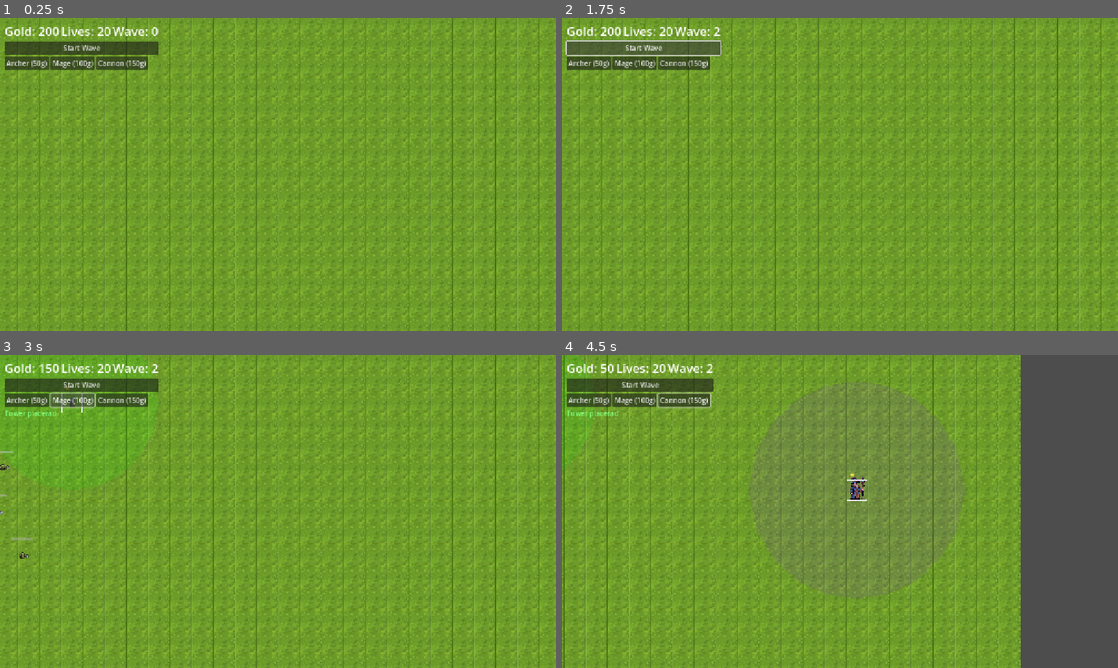
Above: before the commit, frames 1-4 (two rows, left to right).
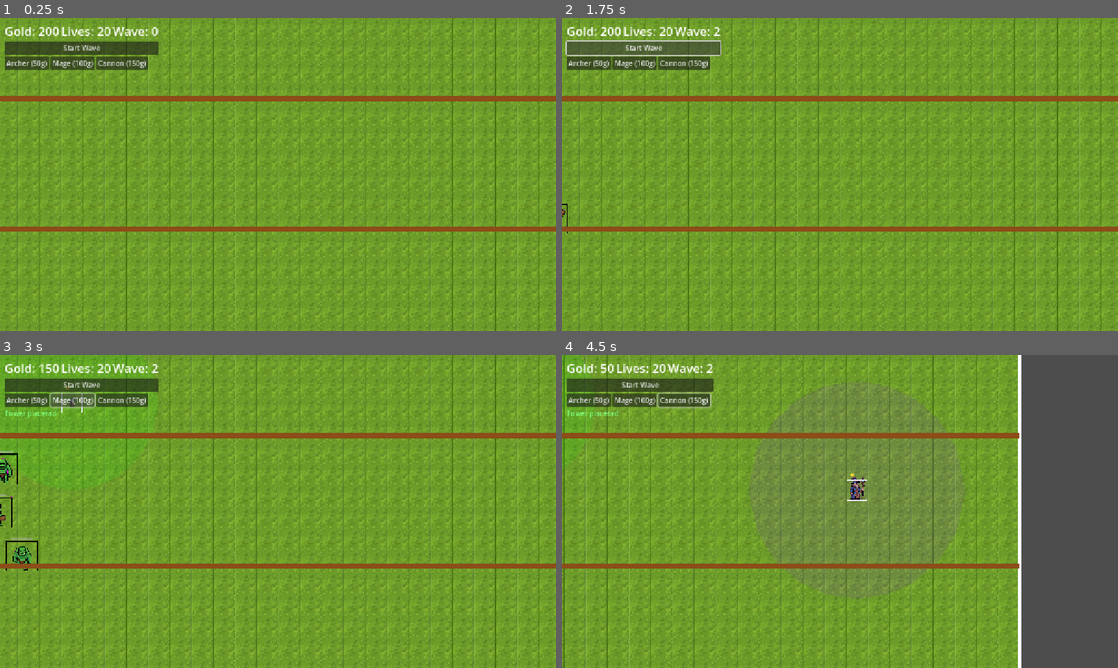
Above: after the commit, the same moments.

Repository: Saberlost/GodotTowerDefense
Game: Godot game, scene res://scenes/main.tscn
The game is run twice, just before and just after one commit, with the same random seed, the same clock (stepped at 60 frames per second) and the same inputs.
Inputs (mouse positions are in pixels of both pictures, inside the frame that each line leads up to):
- Up to frame 1 (0.25 s): no input
- Up to frame 2 (1.75 s): click "Start Wave" at 0.5 s; click "Start Wave" at 1.25 s
- Up to frame 3 (3 s): click "Archer (50g)" at 2 s; click "Mage (100g)" at 2.75 s
- Up to frame 4 (4.5 s): tap Enter at 3.5 s; move the mouse to (962, 495) at 3.52 s; hold Right (ui_right) 3.53-4.25 s; click (962, 495) at 3.67 s; drag from (728, 527) to (812, 574) at 4.27 s

The runs differ from the first frame. In frame 1, 3.3% of the frame differs, in the area x 0-100%, y 24-69%; in frame 2, 3.4%; in frame 3, 3.8%; in frame 4, 3.4%.

Commit message:
done     added orc walk sprite

Diff:
--- a/scenes/enemies/golem.tscn
+++ b/scenes/enemies/golem.tscn
@@ -1,4 +1,4 @@
-[gd_scene load_steps=4 format=3]
+[gd_scene load_steps=4 format=3 uid="uid://c5rcxkrdj3w6s"]
 
 [ext_resource type="Script" uid="uid://cnsr1phy2v2lp" path="res://scripts/enemy.gd" id="1"]
 [ext_resource type="Texture2D" uid="uid://cg0ow5oynvp1u" path="res://sprites/sprits_monsters.png" id="2"]
--- a/scenes/enemies/orc.tscn
+++ b/scenes/enemies/orc.tscn
@@ -1,39 +1,23 @@
-[gd_scene load_steps=12 format=3 uid="uid://biw1xyg2w6xlj"]
+[gd_scene load_steps=8 format=3 uid="uid://biw1xyg2w6xlj"]
 
 [ext_resource type="Script" uid="uid://cnsr1phy2v2lp" path="res://scripts/enemy.gd" id="1"]
-[ext_resource type="Texture2D" uid="uid://3e47pes6l6mg" path="res://sprites/Characters(100x100)/Orc/Orc/Orc-Walk.png" id="2"]
+[ext_resource type="Texture2D" uid="uid://c2ban0ew5dumn" path="res://sprites/orc_walk_chromakey.png" id="2"]
 
 [sub_resource type="AtlasTexture" id="1"]
 atlas = ExtResource("2")
-region = Rect2(0, 0, 100, 100)
+region = Rect2(184, 456, 534, 517)
 
 [sub_resource type="AtlasTexture" id="2"]
 atlas = ExtResource("2")
-region = Rect2(100, 0, 100, 100)
+region = Rect2(820, 456, 534, 517)
 
 [sub_resource type="AtlasTexture" id="3"]
 atlas = ExtResource("2")
-region = Rect2(200, 0, 100, 100)
+region = Rect2(1457, 456, 534, 517)
 
 [sub_resource type="AtlasTexture" id="4"]
 atlas = ExtResource("2")
-region = Rect2(300, 0, 100, 100)
-
-[sub_resource type="AtlasTexture" id="5"]
-atlas = ExtResource("2")
-region = Rect2(400, 0, 100, 100)
-
-[sub_resource type="AtlasTexture" id="6"]
-atlas = ExtResource("2")
-region = Rect2(500, 0, 100, 100)
-
-[sub_resource type="AtlasTexture" id="7"]
-atlas = ExtResource("2")
-region = Rect2(600, 0, 100, 100)
-
-[sub_resource type="AtlasTexture" id="8"]
-atlas = ExtResource("2")
-region = Rect2(700, 0, 100, 100)
+region = Rect2(2096, 456, 534, 517)
 
 [sub_resource type="SpriteFrames" id="9"]
 animations = [{
@@ -49,22 +33,10 @@
 }, {
 "duration": 1.0,
 "texture": SubResource("4")
-}, {
-"duration": 1.0,
-"texture": SubResource("5")
-}, {
-"duration": 1.0,
-"texture": SubResource("6")
-}, {
-"duration": 1.0,
-"texture": SubResource("7")
-}, {
-"duration": 1.0,
-"texture": SubResource("8")
 }],
 "loop": true,
 "name": &"walk",
-"speed": 8.0
+"speed": 6.0
 }]
 
 [node name="Orc" type="CharacterBody2D"]
@@ -75,6 +47,7 @@
 gold_reward = 20
 
 [node name="Sprite2D" type="AnimatedSprite2D" parent="."]
+scale = Vector2(0.14, 0.14)
 sprite_frames = SubResource("9")
 animation = &"walk"
 autoplay = "walk"
--- a/scripts/main.gd
+++ b/scripts/main.gd
@@ -8,17 +8,20 @@
 const MAP_TOP_OFFSET_TILES = 2
 const BASE_ENEMY_COUNT = 5
 const ENEMY_SCALING_FACTOR = 2
+const ENEMY_HP_SCALING_PER_WAVE = 0.12
+const ENEMY_BURST_INTERVAL = 1.0
+const ENEMY_BURST_SIZE_GROWTH_WAVES = 4
 const DRAGON_UNLOCK_WAVE = 5
 const DEBUG_MODE = false
 const DEBUG_INFINITE_RESOURCES = false
 const DEBUG_STARTING_GOLD = 999999
 const DEBUG_STARTING_LIVES = 999999
-const PLAY_AREA_BORDER_COLOR = Color(0.95, 0.95, 0.95, 0.95)
-const PLAY_AREA_BORDER_WIDTH = 3.0
+const PLAY_AREA_BORDER_COLOR = Color(1.0, 1.0, 1.0, 1.0)
+const PLAY_AREA_BORDER_WIDTH = 6.0
 const TOWER_MIN_SPACING_CELLS = 1.0
 const MONSTER_WALK_BAND_HEIGHT_TILES = 6
-const WALK_WALL_COLOR = Color(0.45, 0.28, 0.12, 1.0)
-const WALK_WALL_WIDTH = 6.0
+const WALK_WALL_COLOR = Color(0.55, 0.30, 0.10, 1.0)
+const WALK_WALL_WIDTH = 12.0
 
 # Tile atlas values for GroundMap.tres
 const GROUND_SOURCE_ID = 0
@@ -53,6 +56,7 @@
 @onready var enemy_container = $Enemies
 @onready var tower_container = $Towers
 @onready var projectile_container = $Projectiles
+@onready var path_overlay = $PathOverlay
 @onready var ui = $UI
 @onready var camera = $Camera2D
 @onready var ground_map: TileMapLayer = $GroundMap
@@ -71,33 +75,54 @@
 		lives = DEBUG_STARTING_LIVES
 	setup_initial_map()
 	update_ui()
-	queue_redraw()
+	redraw_play_area_overlay()
 
 func _notification(what):
 	if what == NOTIFICATION_WM_SIZE_CHANGED:
 		update_map_size_from_viewport()
 		draw_base_map()
 		update_camera_position()
-		queue_redraw()
+		redraw_play_area_overlay()
 
 func _draw():
+	pass
+
+func redraw_play_area_overlay():
+	if not path_overlay:
+		return
+
+	for child in path_overlay.get_children():
+		child.queue_free()
+
 	var cell_size = get_grid_cell_size()
 	var map_top_offset_pixels = MAP_TOP_OFFSET_TILES * cell_size
-	var border_rect = Rect2(
-		Vector2(0, map_top_offset_pixels),
-		Vector2(map_grid_width * cell_size, map_grid_height * cell_size)
-	)
-	draw_rect(border_rect, PLAY_AREA_BORDER_COLOR, false, PLAY_AREA_BORDER_WIDTH)
-
-	# Draw temporary top/bottom walls that mark monster walk area.
+	var x_max = map_grid_width * cell_size
+	var y_min = map_top_offset_pixels
+	var y_max = map_top_offset_pixels + map_grid_height * cell_size
+
+	# Play area border (always above the tilemap layer).
+	add_overlay_line(Vector2(0, y_min), Vector2(x_max, y_min), PLAY_AREA_BORDER_COLOR, PLAY_AREA_BORDER_WIDTH)
+	add_overlay_line(Vector2(0, y_max), Vector2(x_max, y_max), PLAY_AREA_BORDER_COLOR, PLAY_AREA_BORDER_WIDTH)
+	add_overlay_line(Vector2(0, y_min), Vector2(0, y_max), PLAY_AREA_BORDER_COLOR, PLAY_AREA_BORDER_WIDTH)
+	add_overlay_line(Vector2(x_max, y_min), Vector2(x_max, y_max), PLAY_AREA_BORDER_COLOR, PLAY_AREA_BORDER_WIDTH)
+
+	# Temporary top/bottom walls that mark monster walk area.
 	var walk_row_min = get_walkable_row_min()
 	var walk_row_max = get_walkable_row_max()
 	var wall_top_y = map_top_offset_pixels + walk_row_min * cell_size
 	var wall_bottom_y = map_top_offset_pixels + (walk_row_max + 1) * cell_size
-	var wall_start = Vector2(0, wall_top_y)
-	var wall_end = Vector2(map_grid_width * cell_size, wall_top_y)
-	draw_line(wall_start, wall_end, WALK_WALL_COLOR, WALK_WALL_WIDTH)
-	draw_line(Vector2(0, wall_bottom_y), Vector2(map_grid_width * cell_size, wall_bottom_y), WALK_WALL_COLOR, WALK_WALL_WIDTH)
+	add_overlay_line(Vector2(0, wall_top_y), Vector2(x_max, wall_top_y), WALK_WALL_COLOR, WALK_WALL_WIDTH)
+	add_overlay_line(Vector2(0, wall_bottom_y), Vector2(x_max, wall_bottom_y), WALK_WALL_COLOR, WALK_WALL_WIDTH)
+
+func add_overlay_line(from_point: Vector2, to_point: Vector2, color: Color, width: float):
+	var line = Line2D.new()
+	line.width = width
+	line.default_color = color
+	line.z_index = 10
+	line.antialiased = true
+	line.add_point(from_point)
+	line.add_point(to_point)
+	path_overlay.add_child(line)
 
 func _process(delta):
 	var camera_movement = Vector2.ZERO
@@ -201,11 +226,17 @@
 func spawn_wave_enemies():
 	var enemy_count = BASE_ENEMY_COUNT + current_wave * ENEMY_SCALING_FACTOR
 	var enemy_types = ["goblin", "golem", "orc"] if current_wave < DRAGON_UNLOCK_WAVE else ["goblin", "golem", "orc", "dragon"]
-
-	for i in range(enemy_count):
-		await get_tree().create_timer(1.0).timeout
-		var enemy_type = enemy_types[randi() % enemy_types.size()]
-		spawn_enemy(enemy_type)
+	var burst_size = 1 + int((current_wave - 1) / ENEMY_BURST_SIZE_GROWTH_WAVES)
+	var spawned = 0
+
+	while spawned < enemy_count:
+		await get_tree().create_timer(ENEMY_BURST_INTERVAL).timeout
+
+		var to_spawn_now = min(burst_size, enemy_count - spawned)
+		for i in range(to_spawn_now):
+			var enemy_type = enemy_types[randi() % enemy_types.size()]
+			spawn_enemy(enemy_type)
+			spawned += 1
 
 func spawn_enemy(type: String):
 	if not enemy_scenes.has(type):
@@ -222,6 +253,7 @@
 		return
 
 	var enemy = enemy_scenes[type].instantiate()
+	apply_enemy_wave_scaling(enemy)
 	enemy.path = cells_to_world_path(path_cells)
 	enemy.position = enemy.path[0]
 	enemy.connect("reached_end", _on_enemy_reached_end)
@@ -230,6 +262,16 @@
 
 	if DEBUG_MODE:
 		print("Spawned ", type, " from ", spawn_cell, " with path length ", path_cells.size())
+
+func apply_enemy_wave_scaling(enemy):
+	if not enemy:
+		return
+
+	var hp_multiplier = 1.0 + max(current_wave - 1, 0) * ENEMY_HP_SCALING_PER_WAVE
+	enemy.max_health *= hp_multiplier
+	enemy.current_health = enemy.max_health
+	if enemy.has_method("update_health_bar"):
+		enemy.update_health_bar()
 
 func _on_enemy_reached_end(enemy):
 	if not DEBUG_INFINITE_RESOURCES:
Not shown: 1 places in scenes/enemies/golem.tscn that only renumber resources
Binary file added: sprites/orc_walk_chromakey.png
Not shown, added: sprites/orc_walk_chromakey.png.import
